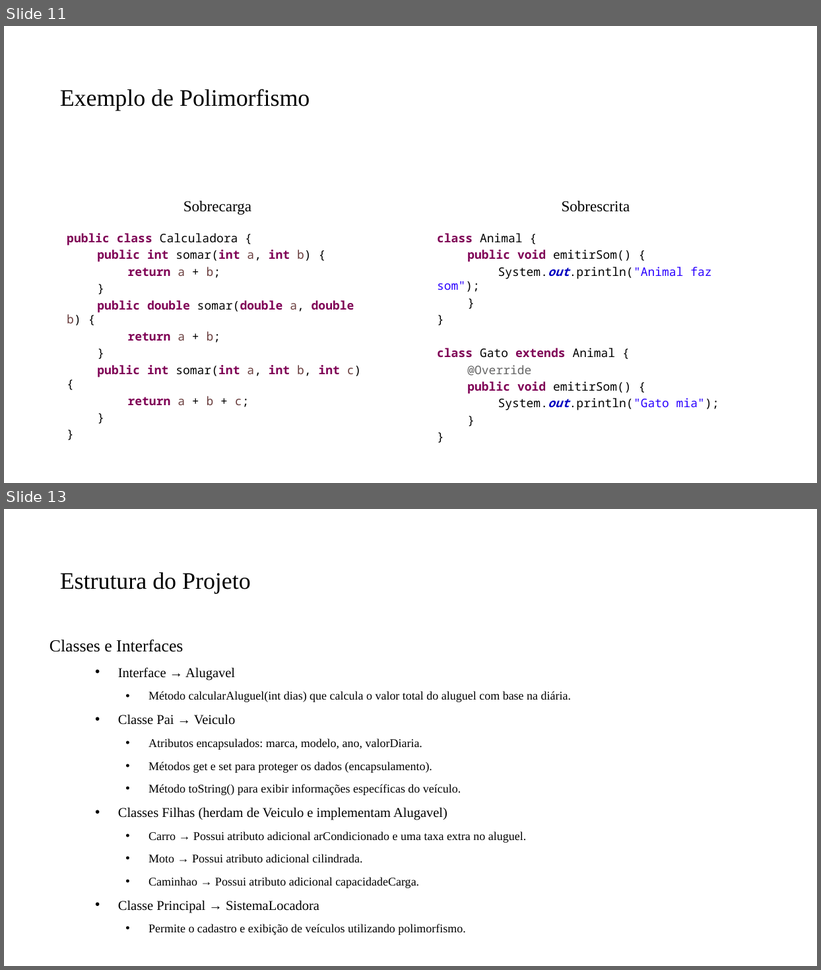
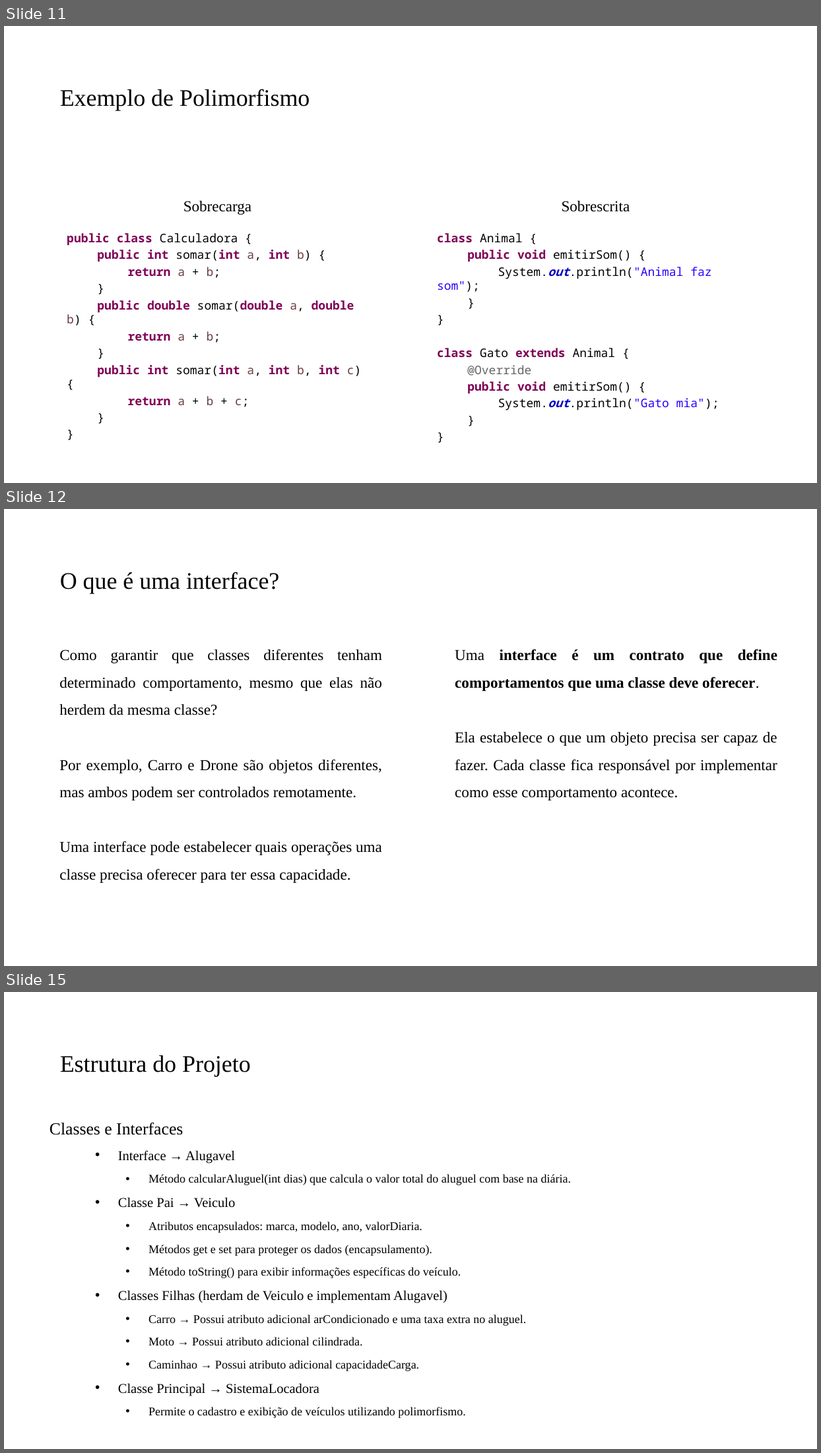
Before and after one commit to PedroMiho/UMC, a slide deck: ads/projeto-software-seguranca-informacao/2026/projeto-software/Aula07-HerançaPolimorfismo/Herança e Porlimosfismo.pptx. Shown one above the other, each under a label of ours: slides 11 and 13 before the commit, slides 11, 12 and 15 after it; the slides between them are not shown. The pictures are 821x970 and 821x1453 pixels, drawn with LibreOffice and Linux fonts; fonts in the diff are those of the drawing; background and template pictures are left out. Boxes give left, top, right and bottom in pixels: in the first picture for what was removed or moved away, otherwise in the second. Text is boxed around its words. In the diff, an @@ line names an element or a change of style, - is before the commit and + after.

```diff
--- a/ads/projeto-software-seguranca-informacao/2026/projeto-software/Aula07-HerançaPolimorfismo/Herança e Porlimosfismo.pptx
+++ b/ads/projeto-software-seguranca-informacao/2026/projeto-software/Aula07-HerançaPolimorfismo/Herança e Porlimosfismo.pptx
@@ slide 12 added at <box>4,509,817,966</box>, background #FFFFFF @@
@@ title added at <box>60,572,279,594</box>, 28 pt, text #000000 @@
+O que é uma interface?
@@ text added at <box>59,649,382,883</box>, 18 pt, text #000000 @@
+Como garantir que classes diferentes tenham determinado comportamento, mesmo que elas não herdem da mesma classe?
+Por exemplo, Carro e Drone são objetos diferentes, mas ambos podem ser controlados remotamente.
+Uma interface pode estabelecer quais operações uma classe precisa oferecer para ter essa capacidade.
@@ text added at <box>455,649,778,801</box>, 18 pt, text #000000 @@
+Uma interface é um contrato que define comportamentos que uma classe deve oferecer.
+Ela estabelece o que um objeto precisa ser capaz de fazer. Cada classe fica responsável por implementar como esse comportamento acontece.
@@ what was slide 13 is now slide 15 @@
```
Also in this commit, not shown: 1 slide changed, 1 other slide added, 7 other files.
